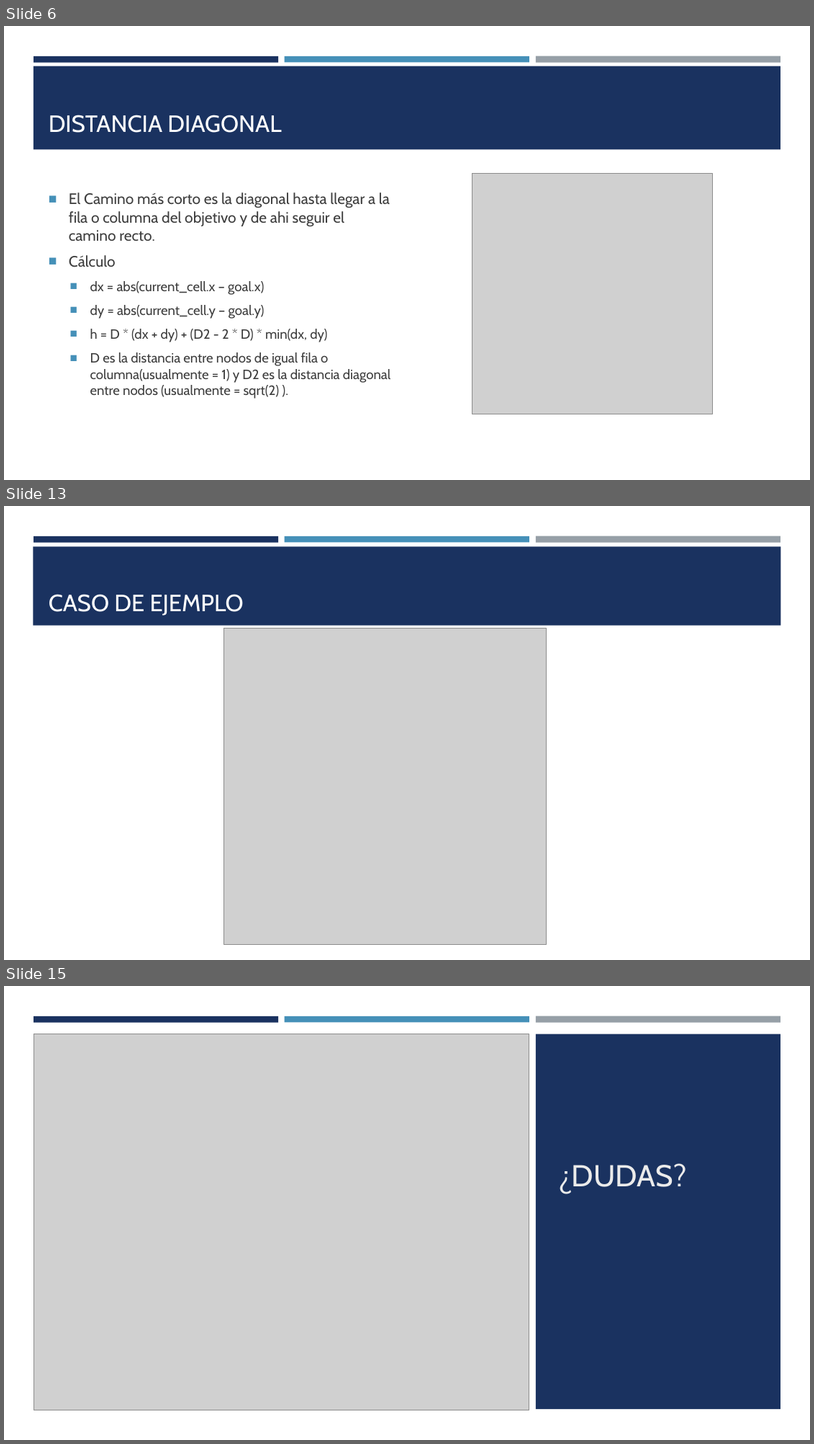
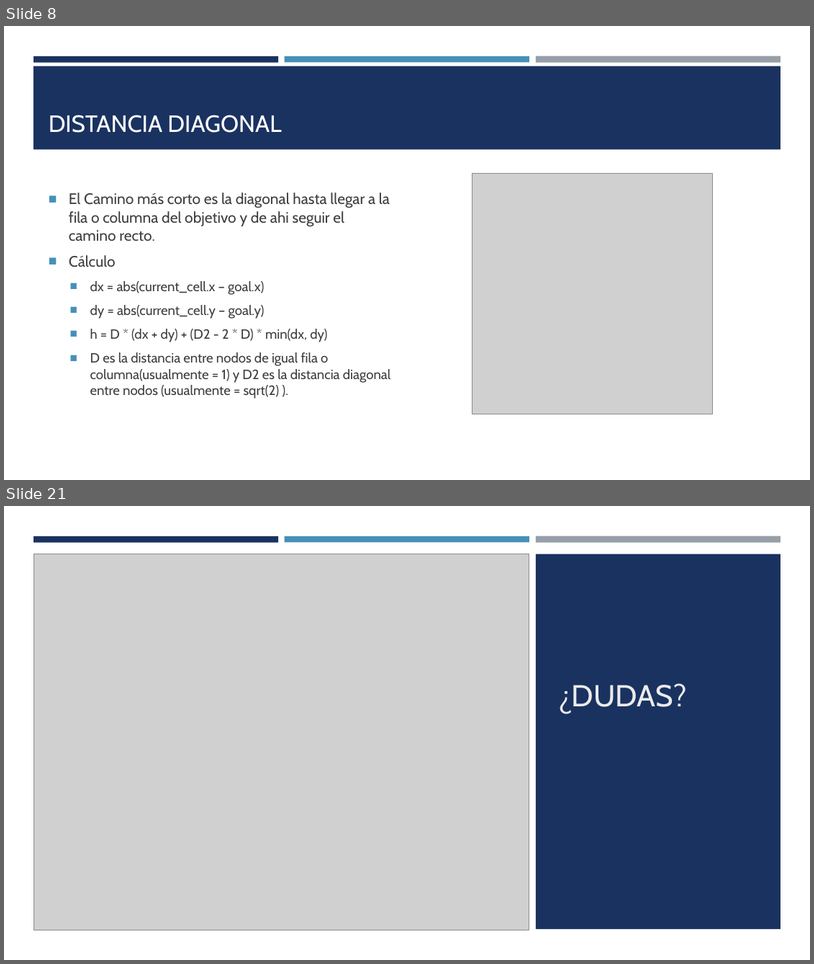
Before and after one commit to Martin-Roberto-lecuona/TP_Algoritmo_GRAFO, a slide deck: presentacion/algoritmo A.pptx. Shown one above the other, each under a label of ours: slides 6, 13 and 15 before the commit, slides 8 and 21 after it; the slides between them are not shown. The pictures are 814x1444 and 814x964 pixels, drawn with LibreOffice and Linux fonts; fonts in the diff are those of the drawing; grey boxes stand for pictures. Boxes give left, top, right and bottom in pixels: in the first picture for what was removed or moved away, otherwise in the second. Text is boxed around its words. In the diff, an @@ line names an element or a change of style, - is before the commit and + after.

```diff
--- a/presentacion/algoritmo A.pptx
+++ b/presentacion/algoritmo A.pptx
@@ slide 13 removed at [4,506,810,960], background #FFFFFF; not listed: 3 template elements that a slide beside it also shows @@
@@ rectangle removed at [33,546,782,626] @@
@@ title removed at [49,594,244,615] @@
-CASO DE EJEMPLO
@@ picture removed at [224,628,547,944] @@
@@ what was slide 6 is now slide 8 @@
@@ what was slide 15 is now slide 21 @@
```
Also in this commit, not shown: 3 slides changed, 12 slides added, 5 other slides removed, 4 other files.
